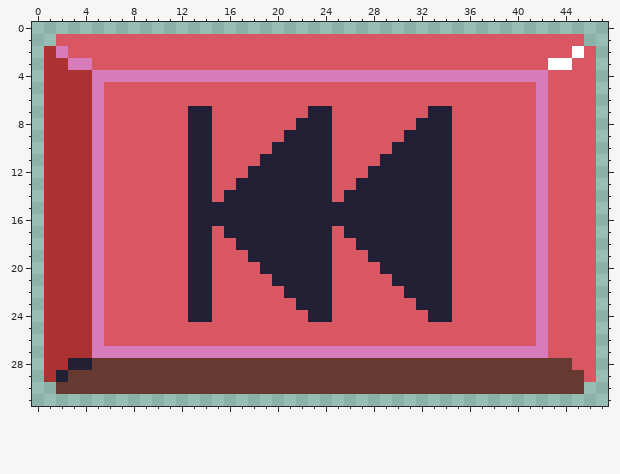
A pixel-art file gets an edit: art/restart.aseprite. The picture above is the old version.
48x32 pixels, 1 frame.
And afterwards:
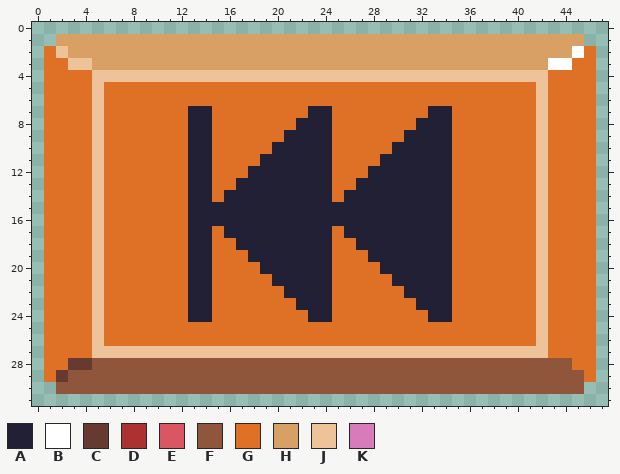
Palette (. is transparent): A #222034  B #ffffff  C #663931  D #ac3232  E #d95763  F #8f563b  G #df7126  H #d9a066  J #eec39a  K #d77bba
From old to new:
@@ x 0..47 @@
  0 ................................................
- 1 ..EEEEEEEEEEEEEEEEEEEEEEEEEEEEEEEEEEEEEEEEEEEE..
- 2 .DKEEEEEEEEEEEEEEEEEEEEEEEEEEEEEEEEEEEEEEEEEEBE.
- 3 .DDKKEEEEEEEEEEEEEEEEEEEEEEEEEEEEEEEEEEEEEEBBEE.
- 4 .DDDDKKKKKKKKKKKKKKKKKKKKKKKKKKKKKKKKKKKKKKEEEE.
- 5 .DDDDKEEEEEEEEEEEEEEEEEEEEEEEEEEEEEEEEEEEEKEEEE.
- 6 .DDDDKEEEEEEEEEEEEEEEEEEEEEEEEEEEEEEEEEEEEKEEEE.
- 7 .DDDDKEEEEEEEAAEEEEEEEEAAEEEEEEEEAAEEEEEEEKEEEE.
- 8 .DDDDKEEEEEEEAAEEEEEEEAAAEEEEEEEAAAEEEEEEEKEEEE.
- 9 .DDDDKEEEEEEEAAEEEEEEAAAAEEEEEEAAAAEEEEEEEKEEEE.
-10 .DDDDKEEEEEEEAAEEEEEAAAAAEEEEEAAAAAEEEEEEEKEEEE.
-11 .DDDDKEEEEEEEAAEEEEAAAAAAEEEEAAAAAAEEEEEEEKEEEE.
-12 .DDDDKEEEEEEEAAEEEAAAAAAAEEEAAAAAAAEEEEEEEKEEEE.
-13 .DDDDKEEEEEEEAAEEAAAAAAAAEEAAAAAAAAEEEEEEEKEEEE.
-14 .DDDDKEEEEEEEAAEAAAAAAAAAEAAAAAAAAAEEEEEEEKEEEE.
-15 .DDDDKEEEEEEEAAAAAAAAAAAAAAAAAAAAAAEEEEEEEKEEEE.
-16 .DDDDKEEEEEEEAAAAAAAAAAAAAAAAAAAAAAEEEEEEEKEEEE.
-17 .DDDDKEEEEEEEAAEAAAAAAAAAEAAAAAAAAAEEEEEEEKEEEE.
-18 .DDDDKEEEEEEEAAEEAAAAAAAAEEAAAAAAAAEEEEEEEKEEEE.
-19 .DDDDKEEEEEEEAAEEEAAAAAAAEEEAAAAAAAEEEEEEEKEEEE.
-20 .DDDDKEEEEEEEAAEEEEAAAAAAEEEEAAAAAAEEEEEEEKEEEE.
-21 .DDDDKEEEEEEEAAEEEEEAAAAAEEEEEAAAAAEEEEEEEKEEEE.
-22 .DDDDKEEEEEEEAAEEEEEEAAAAEEEEEEAAAAEEEEEEEKEEEE.
-23 .DDDDKEEEEEEEAAEEEEEEEAAAEEEEEEEAAAEEEEEEEKEEEE.
-24 .DDDDKEEEEEEEAAEEEEEEEEAAEEEEEEEEAAEEEEEEEKEEEE.
-25 .DDDDKEEEEEEEEEEEEEEEEEEEEEEEEEEEEEEEEEEEEKEEEE.
-26 .DDDDKEEEEEEEEEEEEEEEEEEEEEEEEEEEEEEEEEEEEKEEEE.
-27 .DDDDKKKKKKKKKKKKKKKKKKKKKKKKKKKKKKKKKKKKKKEEEE.
-28 .DDAACCCCCCCCCCCCCCCCCCCCCCCCCCCCCCCCCCCCCCCCEE.
-29 .DACCCCCCCCCCCCCCCCCCCCCCCCCCCCCCCCCCCCCCCCCCCE.
-30 ..CCCCCCCCCCCCCCCCCCCCCCCCCCCCCCCCCCCCCCCCCCCC..
+ 1 ..HHHHHHHHHHHHHHHHHHHHHHHHHHHHHHHHHHHHHHHHHHHH..
+ 2 .GJHHHHHHHHHHHHHHHHHHHHHHHHHHHHHHHHHHHHHHHHHHBG.
+ 3 .GGJJHHHHHHHHHHHHHHHHHHHHHHHHHHHHHHHHHHHHHHBBGG.
+ 4 .GGGGJJJJJJJJJJJJJJJJJJJJJJJJJJJJJJJJJJJJJJGGGG.
+ 5 .GGGGJGGGGGGGGGGGGGGGGGGGGGGGGGGGGGGGGGGGGJGGGG.
+ 6 .GGGGJGGGGGGGGGGGGGGGGGGGGGGGGGGGGGGGGGGGGJGGGG.
+ 7 .GGGGJGGGGGGGAAGGGGGGGGAAGGGGGGGGAAGGGGGGGJGGGG.
+ 8 .GGGGJGGGGGGGAAGGGGGGGAAAGGGGGGGAAAGGGGGGGJGGGG.
+ 9 .GGGGJGGGGGGGAAGGGGGGAAAAGGGGGGAAAAGGGGGGGJGGGG.
+10 .GGGGJGGGGGGGAAGGGGGAAAAAGGGGGAAAAAGGGGGGGJGGGG.
+11 .GGGGJGGGGGGGAAGGGGAAAAAAGGGGAAAAAAGGGGGGGJGGGG.
+12 .GGGGJGGGGGGGAAGGGAAAAAAAGGGAAAAAAAGGGGGGGJGGGG.
+13 .GGGGJGGGGGGGAAGGAAAAAAAAGGAAAAAAAAGGGGGGGJGGGG.
+14 .GGGGJGGGGGGGAAGAAAAAAAAAGAAAAAAAAAGGGGGGGJGGGG.
+15 .GGGGJGGGGGGGAAAAAAAAAAAAAAAAAAAAAAGGGGGGGJGGGG.
+16 .GGGGJGGGGGGGAAAAAAAAAAAAAAAAAAAAAAGGGGGGGJGGGG.
+17 .GGGGJGGGGGGGAAGAAAAAAAAAGAAAAAAAAAGGGGGGGJGGGG.
+18 .GGGGJGGGGGGGAAGGAAAAAAAAGGAAAAAAAAGGGGGGGJGGGG.
+19 .GGGGJGGGGGGGAAGGGAAAAAAAGGGAAAAAAAGGGGGGGJGGGG.
+20 .GGGGJGGGGGGGAAGGGGAAAAAAGGGGAAAAAAGGGGGGGJGGGG.
+21 .GGGGJGGGGGGGAAGGGGGAAAAAGGGGGAAAAAGGGGGGGJGGGG.
+22 .GGGGJGGGGGGGAAGGGGGGAAAAGGGGGGAAAAGGGGGGGJGGGG.
+23 .GGGGJGGGGGGGAAGGGGGGGAAAGGGGGGGAAAGGGGGGGJGGGG.
+24 .GGGGJGGGGGGGAAGGGGGGGGAAGGGGGGGGAAGGGGGGGJGGGG.
+25 .GGGGJGGGGGGGGGGGGGGGGGGGGGGGGGGGGGGGGGGGGJGGGG.
+26 .GGGGJGGGGGGGGGGGGGGGGGGGGGGGGGGGGGGGGGGGGJGGGG.
+27 .GGGGJJJJJJJJJJJJJJJJJJJJJJJJJJJJJJJJJJJJJJGGGG.
+28 .GGCCFFFFFFFFFFFFFFFFFFFFFFFFFFFFFFFFFFFFFFFFGG.
+29 .GCFFFFFFFFFFFFFFFFFFFFFFFFFFFFFFFFFFFFFFFFFFFG.
+30 ..FFFFFFFFFFFFFFFFFFFFFFFFFFFFFFFFFFFFFFFFFFFF..
 31 ................................................
Pixel boxes of the changes (left, top, right, bottom) in both pictures:
changed: (44, 34, 596, 394)
